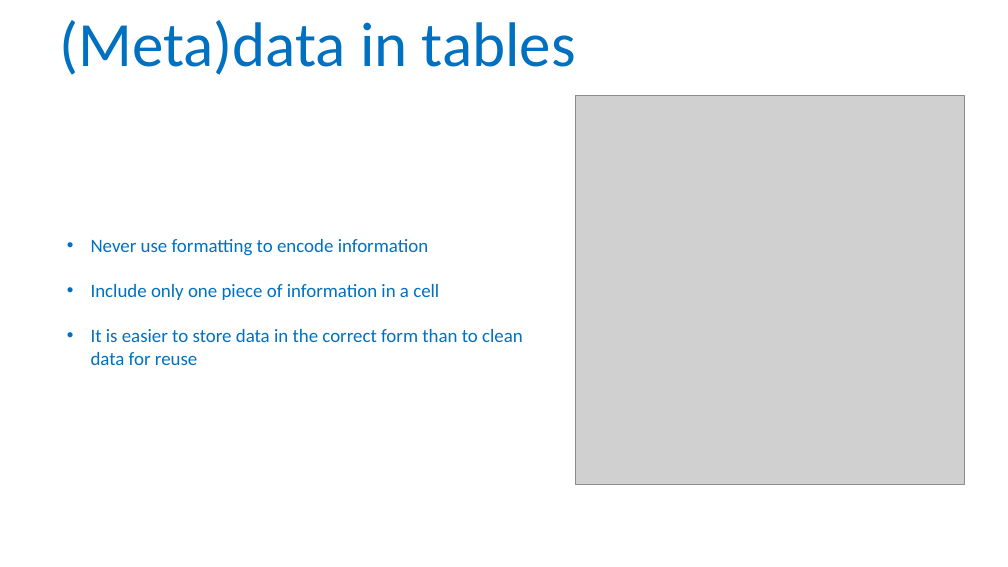
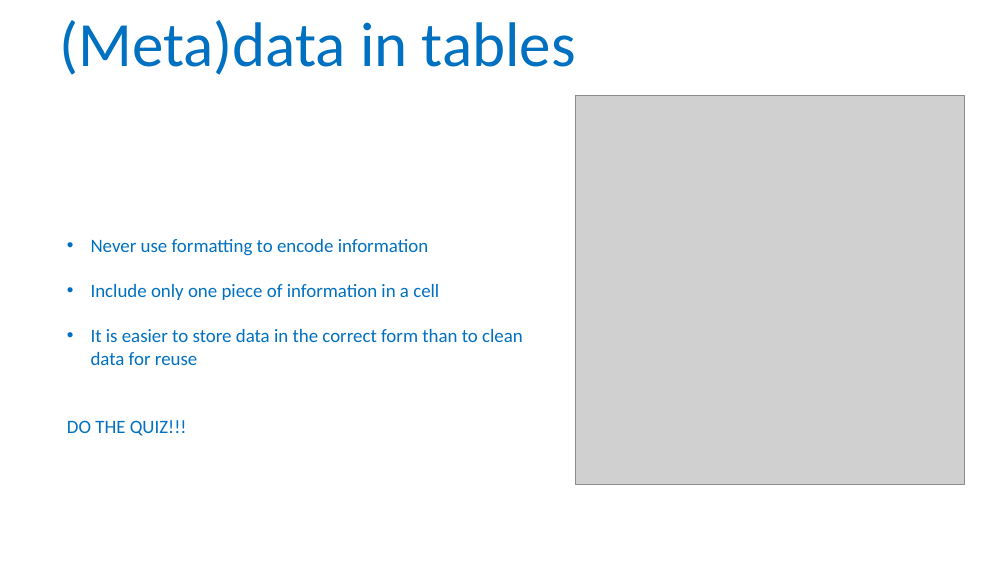
Before and after one commit to tzielins/private-fair-for-busy-biologists, a slide deck: slide 32 of instructors/03_Data-in-excel_v3.3.pptx. Drawn at 1008x567 pixels with LibreOffice and Linux fonts; fonts in the diff are those of the drawing; grey boxes stand for pictures; background and template pictures are left out. Boxes give left, top, right and bottom in pixels: in the first picture for what was removed or moved away, otherwise in the second. Text is boxed around its words. In the diff, an @@ line names an element or a change of style, - is before the commit and + after.

Commit message:
improved excel slides

```diff
--- a/instructors/03_Data-in-excel_v3.3.pptx
+++ b/instructors/03_Data-in-excel_v3.3.pptx
@@ text at [67, 420, 187, 436]: paragraph added @@
+DO THE QUIZ!!!
```
Also in this commit, not shown: 1 other file.
